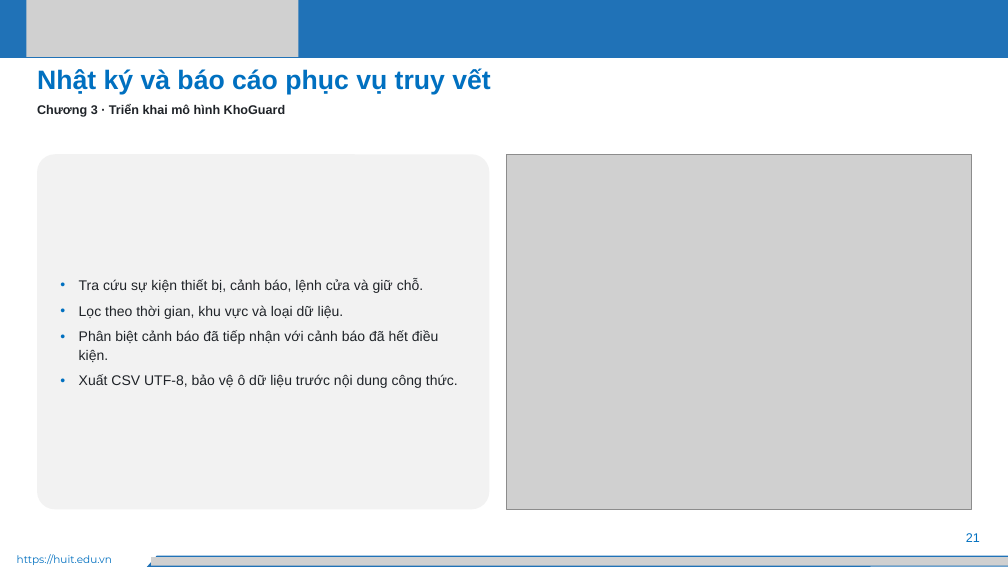
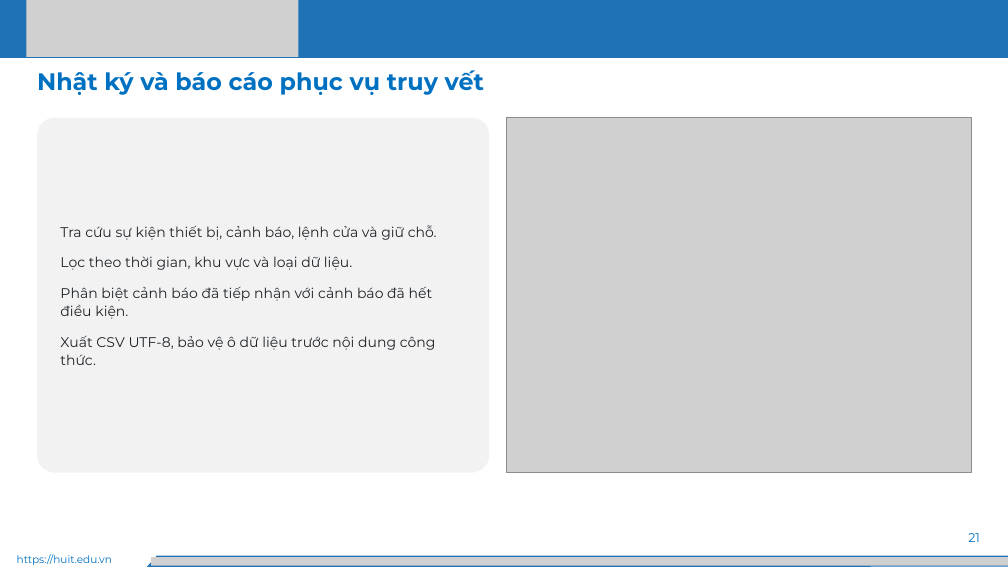
Before and after one commit to Huuloc123456/khoguard-iot, a slide deck: slide 21 of docs/slides/KhoGuard-thuyet-trinh.pptx. Drawn at 1008x567 pixels with LibreOffice and Linux fonts; fonts in the diff are those of the drawing; grey boxes stand for pictures. Boxes give left, top, right and bottom in pixels: in the first picture for what was removed or moved away, otherwise in the second. Text is boxed around its words. In the diff, an @@ line names an element or a change of style, - is before the commit and + after.

```diff
--- a/docs/slides/KhoGuard-thuyet-trinh.pptx
+++ b/docs/slides/KhoGuard-thuyet-trinh.pptx
@@ text "Nhật ký và báo cáo ..." at box(37, 70, 484, 95): size 38 to 34 pt, font Arial to Montserrat @@
@@ rounded rectangle "Tra cứu sự kiện thiết ...": place and size @@
-rounded rectangle "Tra cứu sự kiện thiết ..." at box(37, 154, 489, 509)
+rounded rectangle "Tra cứu sự kiện thiết ..." at box(37, 117, 489, 472)
@@ rounded rectangle "Tra cứu sự kiện thiết ..." at box(37, 117, 489, 472): font Arial to Montserrat; bullet • to none; line spacing 1.08 to 1.1; more space between paragraphs @@
@@ text removed at box(37, 104, 286, 117) @@
-Chương 3 · Triển khai mô hình KhoGuard
@@ picture: place and size @@
-picture at box(506, 154, 971, 509)
+picture at box(506, 117, 971, 472)
@@ text "21" at box(968, 533, 980, 542): font Arial to Montserrat @@
```
Also in this commit, not shown: 32 other slides changed, 7 other files.
